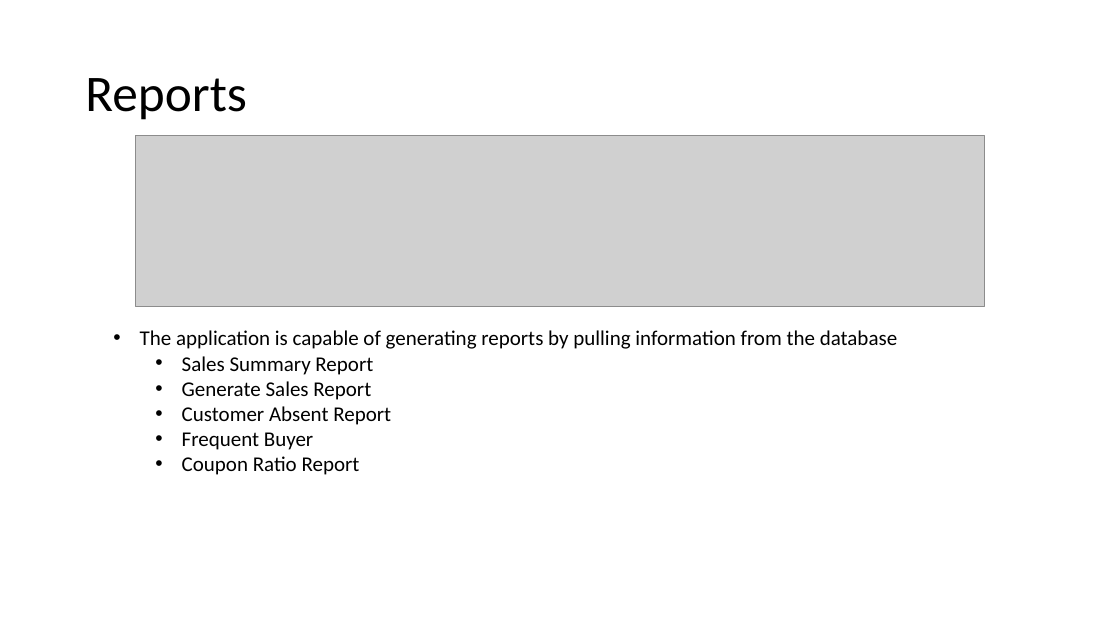
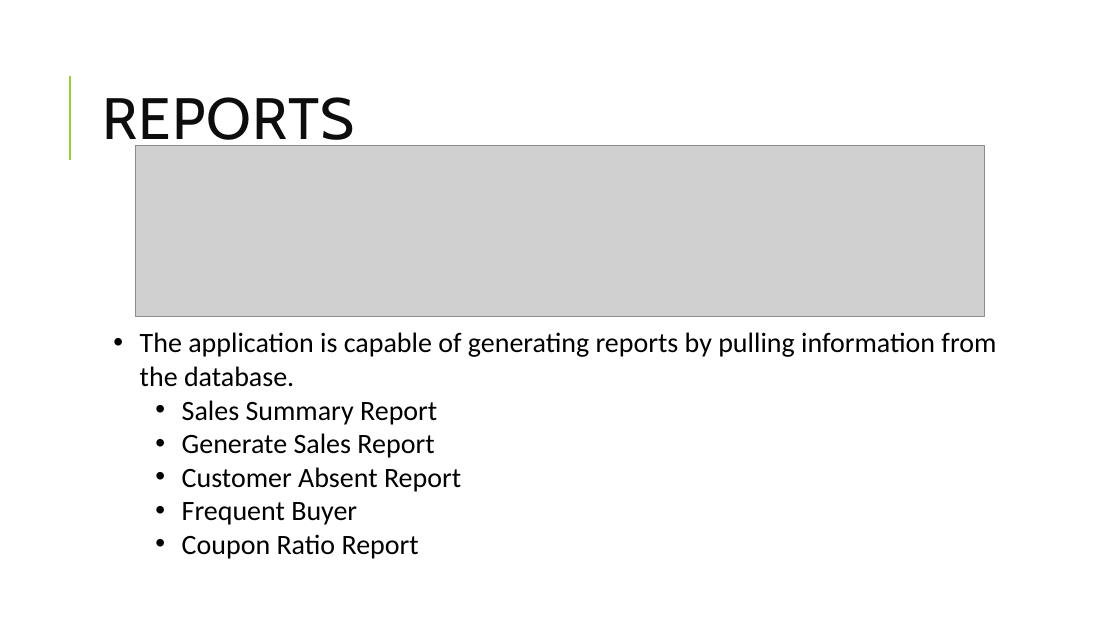
Before and after one commit to nwautomator/CSc6370, a slide deck: slide 11 of documents/MamaG_Presentation.pptx. Drawn at 1120x630 pixels with LibreOffice and Linux fonts; fonts in the diff are those of the drawing; grey boxes stand for pictures. Boxes give left, top, right and bottom in pixels: in the first picture for what was removed or moved away, otherwise in the second. Text is boxed around its words. In the diff, an @@ line names an element or a change of style, - is before the commit and + after.

```diff
--- a/documents/MamaG_Presentation.pptx
+++ b/documents/MamaG_Presentation.pptx
@@ line added from (70, 160) to (70, 76), #99CB38 1.5 pt @@
@@ title at box(102, 97, 354, 152): text changed; size 44 to 50 pt; font Calibri to Cabin; text colour #000000 to #0D0D0D @@
-Reports
+REPORTS
@@ picture: place and size @@
-picture at box(135, 135, 985, 307)
+picture at box(135, 145, 985, 317)
@@ text at box(140, 332, 996, 387): text changed; size 18 to 24 pt @@
-• The application is capable of generating reports by pulling information from the database
+• The application is capable of generating reports by pulling information from the database.
@@ text at box(182, 400, 461, 559): size 18 to 24 pt in "Sales Summary Report", "Generate Sales Report", "Customer Absent Report", "Frequent Buyer" and 1 more places @@
```
Also in this commit, not shown: 21 other slides changed, 2 slides added, 2 slides removed, 2 other files.
